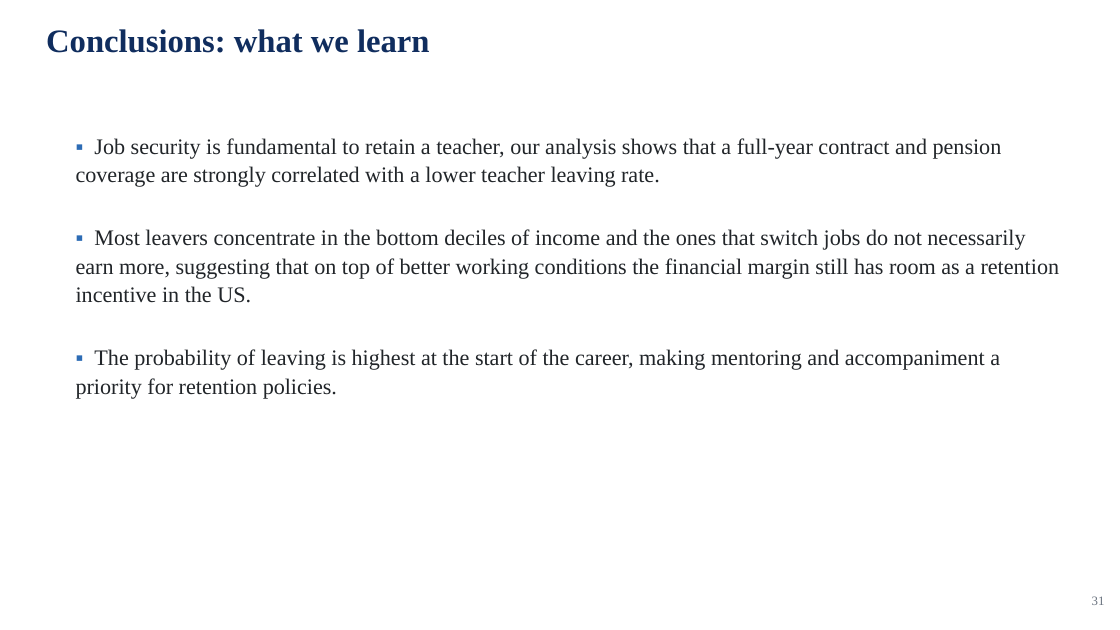
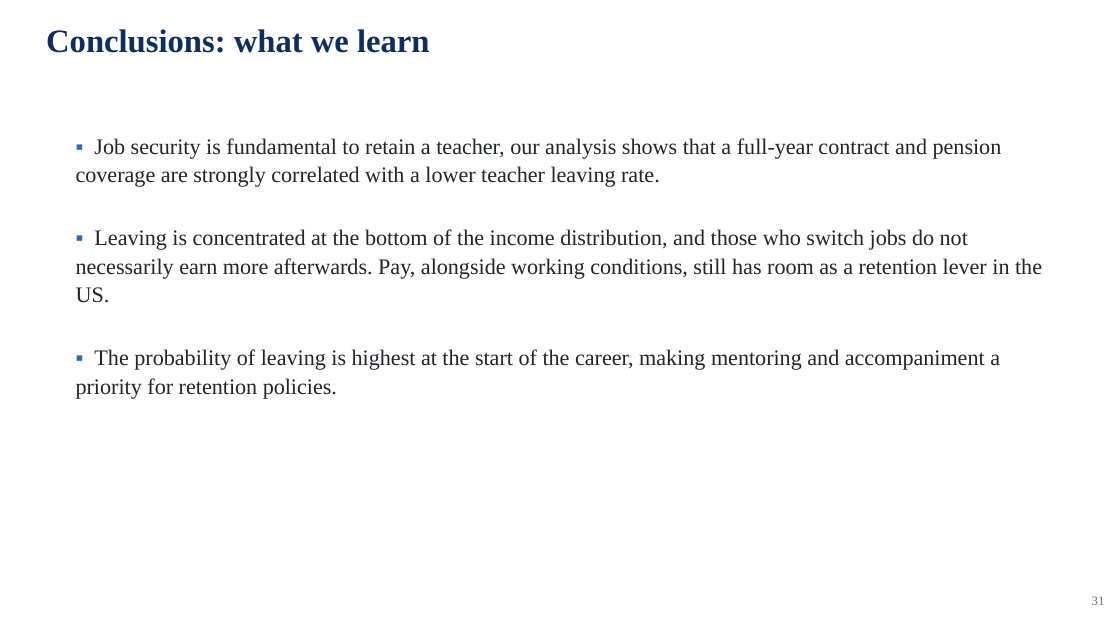
Before and after one commit to jedr1-ship-it/Alternative-Pathways----Quant, a slide deck: slide 31 of report/data_cluster/Proyect_US_cluster.pptx. Drawn at 1120x630 pixels with LibreOffice and Linux fonts; fonts in the diff are those of the drawing. Boxes give left, top, right and bottom in pixels: in the first picture for what was removed or moved away, otherwise in the second. Text is boxed around its words. In the diff, an @@ line names an element or a change of style, - is before the commit and + after.

```diff
--- a/report/data_cluster/Proyect_US_cluster.pptx
+++ b/report/data_cluster/Proyect_US_cluster.pptx
@@ text at [76, 229, 1042, 303]: text changed @@
-▪ Most leavers concentrate in the bottom deciles of income and the ones that switch jobs do not necessarily earn more, suggesting that on top of better working conditions the financial margin still has room as a retention incentive in the US.
+▪ Leaving is concentrated at the bottom of the income distribution, and those who switch jobs do not necessarily earn more afterwards. Pay, alongside working conditions, still has room as a retention lever in the US.
```
Also in this commit, not shown: 3 other files.
